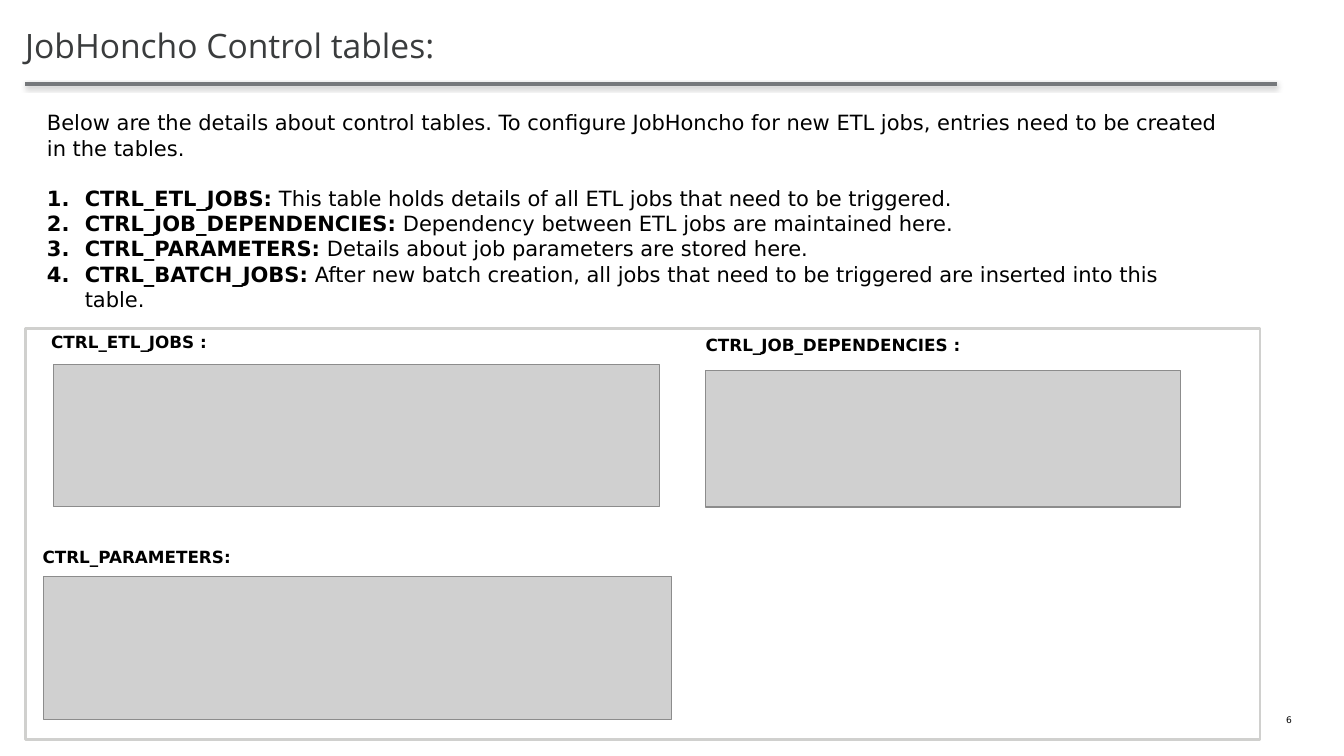
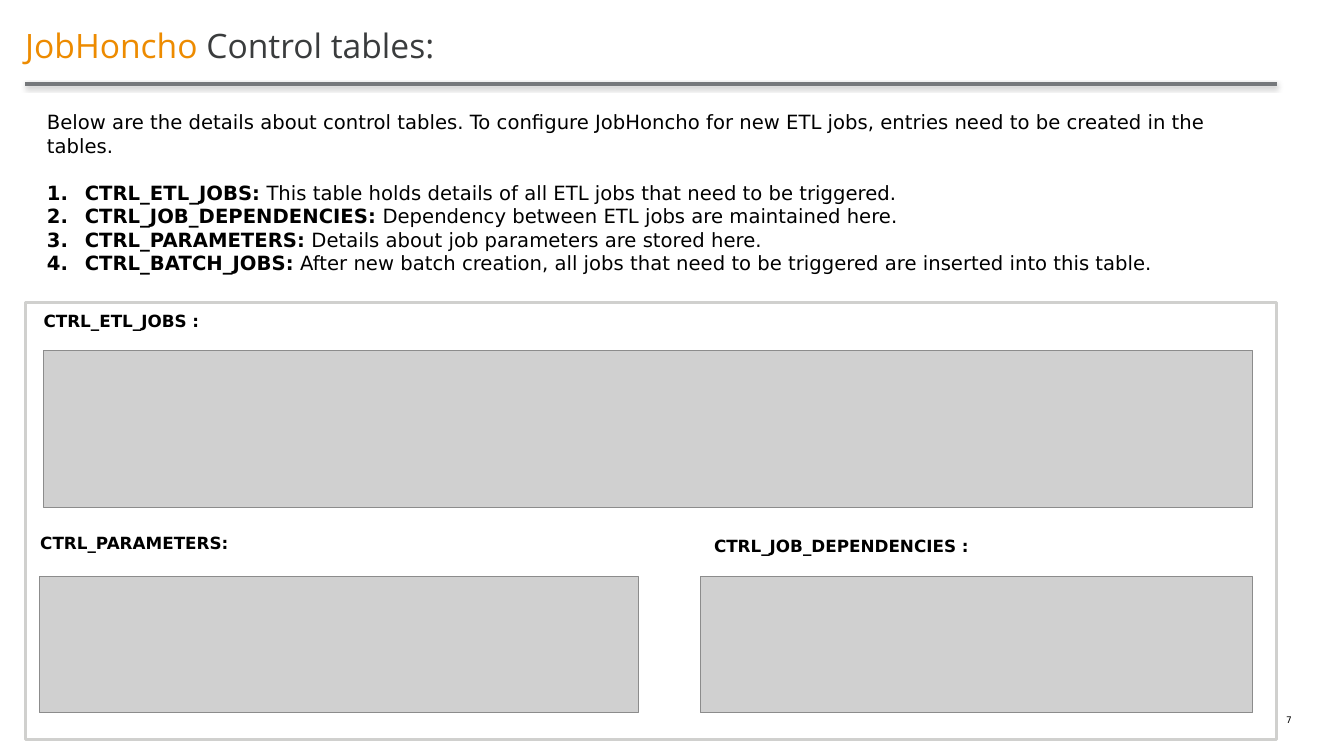
Before and after one commit to atadas10/JobHoncho, a slide deck: slide 7 of JobHoncho.pptx (slide 6 before the commit). Drawn at 1344x756 pixels with LibreOffice and Linux fonts; fonts in the diff are those of the drawing; grey boxes stand for pictures. Boxes give left, top, right and bottom in pixels: in the first picture for what was removed or moved away, otherwise in the second. Text is boxed around its words. In the diff, an @@ line names an element or a change of style, - is before the commit and + after.

```diff
--- a/JobHoncho.pptx
+++ b/JobHoncho.pptx
@@ title "JobHoncho Control tables:" at (x1=25, y1=32, x2=434, y2=65): text colour #3A3C3E to #ED8B00 in "JobHoncho" @@
@@ text "Below are the details about ..." at (x1=47, y1=114, x2=1204, y2=275): size 15 to 14 pt @@
@@ rectangle resized from (x1=25, y1=329, x2=1260, y2=739) to (x1=25, y1=302, x2=1277, y2=739) @@
@@ text "CTRL_ETL_JOBS :" moved from (x1=51, y1=335, x2=194, y2=352) to (x1=44, y1=314, x2=187, y2=331) @@
@@ picture added at (x1=43, y1=350, x2=1253, y2=507) @@
@@ picture removed at (x1=53, y1=364, x2=659, y2=507) @@
@@ picture removed at (x1=706, y1=371, x2=1181, y2=507) @@
@@ text "CTRL_PARAMETERS:" moved from (x1=43, y1=550, x2=231, y2=567) to (x1=40, y1=536, x2=228, y2=553) @@
@@ text "CTRL_JOB_DEPENDENCIES :" moved from (x1=706, y1=338, x2=948, y2=355) to (x1=714, y1=539, x2=956, y2=556) @@
@@ picture resized from (x1=43, y1=577, x2=671, y2=720) to (x1=39, y1=577, x2=638, y2=713) @@
@@ picture added at (x1=701, y1=577, x2=1253, y2=713) @@
@@ page number at (x1=1286, y1=716, x2=1292, y2=723): text changed @@
-6
+7
```
Also in this commit, not shown: 7 other slides changed, 2 slides added.
